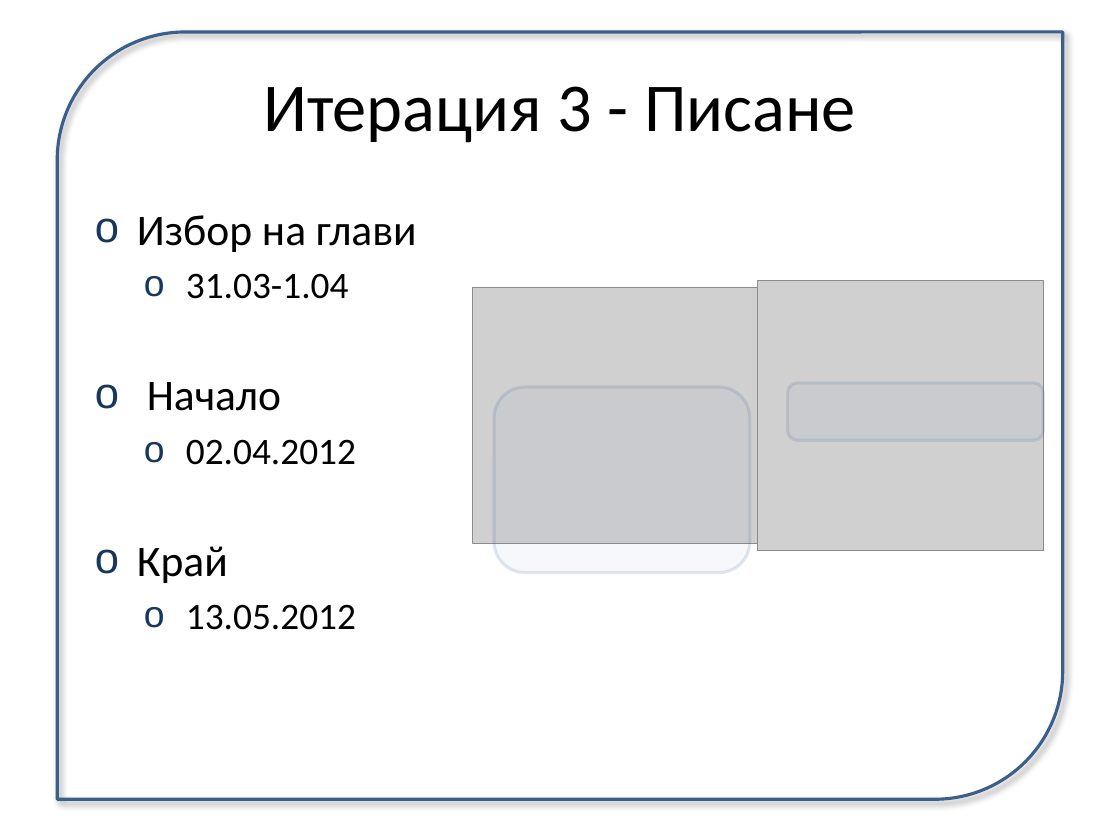
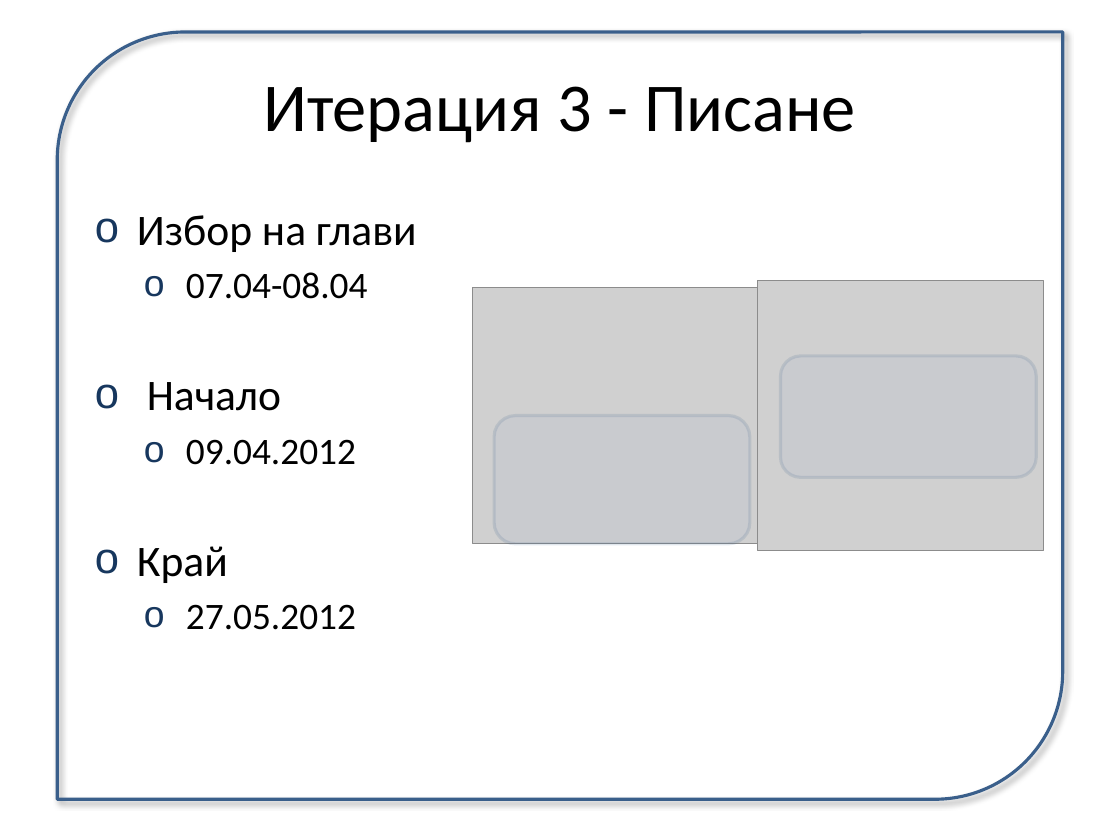
Before and after one commit to uamartins/design-patterns-book, a slide deck: slide 19 of meetings/2012-03-17/meeting-2.pptx (slide 18 before the commit). Drawn at 1120x840 pixels with LibreOffice and Linux fonts; fonts in the diff are those of the drawing; grey boxes stand for pictures. Boxes give left, top, right and bottom in pixels: in the first picture for what was removed or moved away, otherwise in the second. Text is boxed around its words. In the diff, an @@ line names an element or a change of style, - is before the commit and + after.

```diff
--- a/meetings/2012-03-17/meeting-2.pptx
+++ b/meetings/2012-03-17/meeting-2.pptx
@@ text at [186, 272, 368, 299]: text changed @@
-    o 31.03-1.04
+    o 07.04-08.04
@@ rounded rectangle: place and size @@
-rounded rectangle at [787, 383, 1043, 440]
+rounded rectangle at [781, 356, 1036, 477]
@@ rounded rectangle: place and size @@
-rounded rectangle at [494, 386, 749, 572]
+rounded rectangle at [494, 416, 749, 544]
@@ text at [186, 439, 356, 465]: text changed @@
-    o 02.04.2012
+    o 09.04.2012
@@ text at [186, 604, 356, 630]: text changed @@
-    o 13.05.2012
+    o 27.05.2012
```
Also in this commit, not shown: 4 other slides changed, 4 slides added, 1 other file.
